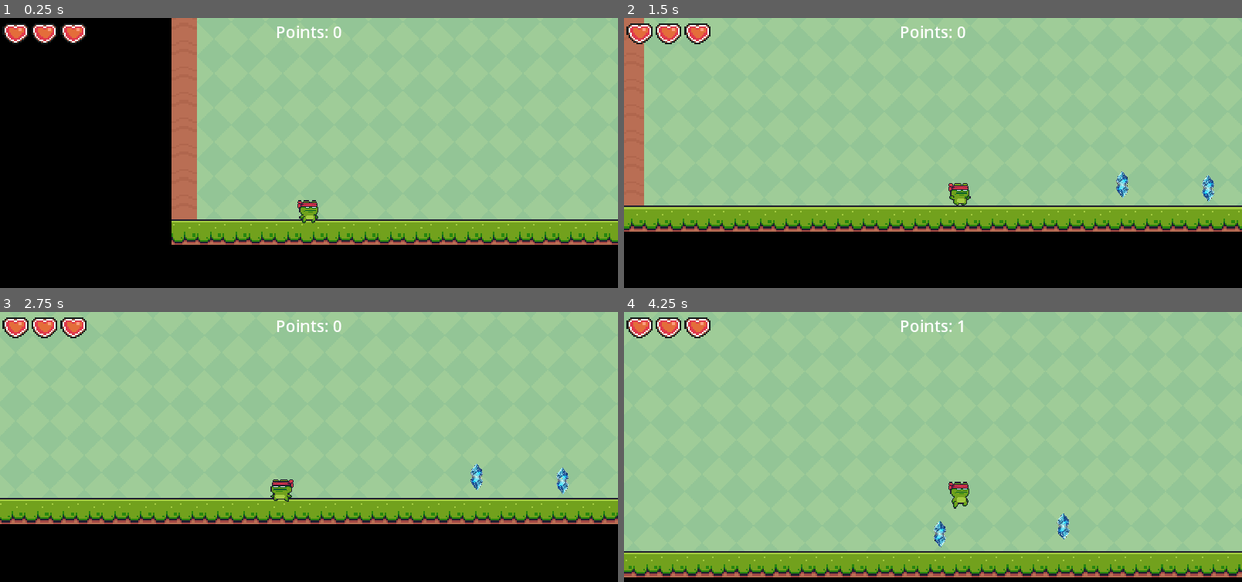
Above: before the commit, frames 1-4 (two rows, left to right).
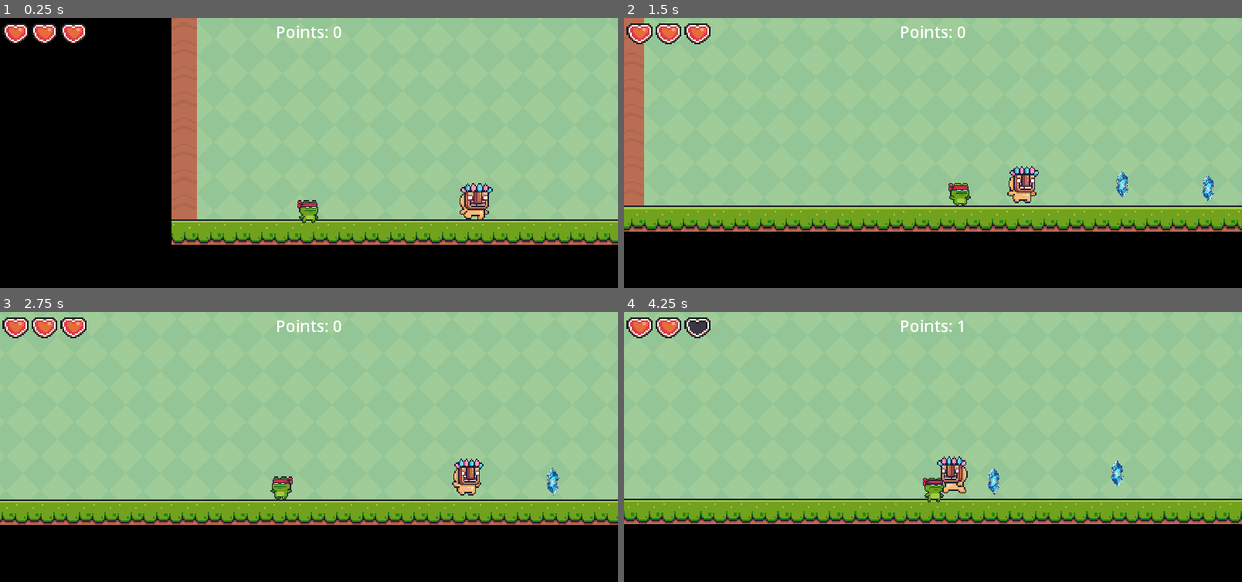
Above: after the commit, the same moments.

Repository: Zain12468/Godot-Side-Scroller-Game
Game: Godot game, scene res://Scenes/Levels/Level 4 Boss Dungeon.tscn
Two runs of this game, one before a commit and one after it. Both use one fixed random seed, a clock stepped at 60 frames per second and the inputs below. This scene is started directly instead of the project's main scene.
Inputs:
- Up to frame 1 (0.25 s): no input
- Up to frame 2 (1.5 s): tap Enter (ui_accept) at 0.5, 0.77 s; hold Right (ui_right) from 0.53 s (still down)
- Up to frame 3 (2.75 s): tap Enter (ui_accept) at 1.52 s; release Right (ui_right) at 2.03 s; hold Left (ui_left) from 2.03 s (still down)
- Up to frame 4 (4.25 s): release Left (ui_left) at 2.78 s; hold Right (ui_right) from 2.78 s (still down); tap Enter (ui_accept) at 3.02, 3.77 s

The runs differ from the first frame. In frame 1, 0.6% of the frame differs, in the area x 74-80%, y 61-75%; in frame 2, 0.5%; in frame 3, 5.8%; in frame 4, 30%, in the area x 0-100%, y 3-99%.

Commit message:
Create boss

Diff:
--- /dev/null
+++ b/Main Project/Scenes/Characters/Enemies/boss.gd
@@ -0,0 +1,59 @@
+extends CharacterBody2D
+
+
+var gravity = ProjectSettings.get_setting("physics/2d/default_gravity")
+var startPosition
+var endPosition
+
+
+@onready var sprite_2d = $AnimatedSprite2D
+@export var speed = 150
+@export var limit = 0.5
+@export var health = 3
+
+func _ready():
+	startPosition = position
+	endPosition = startPosition + Vector2(500, 0)
+
+func changeDirection():
+	var tempEnd = endPosition
+	endPosition = startPosition
+	startPosition = tempEnd
+
+func updateVelocity():
+	var moveDirection = (endPosition - position)
+	if moveDirection.length() < limit:
+		changeDirection()
+	velocity = moveDirection.normalized() * speed
+
+
+func _physics_process(delta):
+	#Animations
+	sprite_2d.animation = 'running'
+	if not is_on_floor():
+		velocity.y += gravity * delta
+
+	updateVelocity()
+	move_and_slide()
+	handleCollision()
+	var isLeft = velocity.x < 0
+	sprite_2d.flip_h = isLeft
+
+func handleCollision():
+	for i in get_slide_collision_count():
+		var collision = get_slide_collision(i)
+		var collider = collision.get_collider()
+
+
+
+func _on_hurtbox_area_entered(area):
+	if area == $"Hitbox": return
+	health -= 1
+	if health == 0:
+		sprite_2d.self_modulate = Color("red")
+		await get_tree().create_timer(0.25).timeout
+		queue_free()
+	else:
+		sprite_2d.self_modulate = Color("red")
+		await get_tree().create_timer(0.25).timeout
+		sprite_2d.self_modulate = Color(1, 1, 1, 1)
--- /dev/null
+++ b/Main Project/Scenes/Characters/Enemies/boss.tscn
@@ -0,0 +1,147 @@
+[gd_scene load_steps=19 format=3 uid="uid://b1yrx7xot4yi1"]
+
+[ext_resource type="Script" path="res://Scenes/Characters/Enemies/boss.gd" id="1_mjuje"]
+[ext_resource type="Texture2D" uid="uid://dtiohjyewgnat" path="res://Test Assets/mask run.png" id="2_t3ikr"]
+
+[sub_resource type="AtlasTexture" id="AtlasTexture_xhb8w"]
+atlas = ExtResource("2_t3ikr")
+region = Rect2(0, 0, 32, 32)
+
+[sub_resource type="AtlasTexture" id="AtlasTexture_3bx2d"]
+atlas = ExtResource("2_t3ikr")
+region = Rect2(32, 0, 32, 32)
+
+[sub_resource type="AtlasTexture" id="AtlasTexture_w8kyp"]
+atlas = ExtResource("2_t3ikr")
+region = Rect2(64, 0, 32, 32)
+
+[sub_resource type="AtlasTexture" id="AtlasTexture_ppuso"]
+atlas = ExtResource("2_t3ikr")
+region = Rect2(96, 0, 32, 32)
+
+[sub_resource type="AtlasTexture" id="AtlasTexture_hckhl"]
+atlas = ExtResource("2_t3ikr")
+region = Rect2(128, 0, 32, 32)
+
+[sub_resource type="AtlasTexture" id="AtlasTexture_vwfya"]
+atlas = ExtResource("2_t3ikr")
+region = Rect2(160, 0, 32, 32)
+
+[sub_resource type="AtlasTexture" id="AtlasTexture_3t3t5"]
+atlas = ExtResource("2_t3ikr")
+region = Rect2(192, 0, 32, 32)
+
+[sub_resource type="AtlasTexture" id="AtlasTexture_oca3l"]
+atlas = ExtResource("2_t3ikr")
+region = Rect2(224, 0, 32, 32)
+
+[sub_resource type="AtlasTexture" id="AtlasTexture_h2po4"]
+atlas = ExtResource("2_t3ikr")
+region = Rect2(256, 0, 32, 32)
+
+[sub_resource type="AtlasTexture" id="AtlasTexture_ib1wr"]
+atlas = ExtResource("2_t3ikr")
+region = Rect2(288, 0, 32, 32)
+
+[sub_resource type="AtlasTexture" id="AtlasTexture_dwtc2"]
+atlas = ExtResource("2_t3ikr")
+region = Rect2(320, 0, 32, 32)
+
+[sub_resource type="AtlasTexture" id="AtlasTexture_7je2k"]
+atlas = ExtResource("2_t3ikr")
+region = Rect2(352, 0, 32, 32)
+
+[sub_resource type="SpriteFrames" id="SpriteFrames_uichb"]
+animations = [{
+"frames": [{
+"duration": 1.0,
+"texture": SubResource("AtlasTexture_xhb8w")
+}, {
+"duration": 1.0,
+"texture": SubResource("AtlasTexture_3bx2d")
+}, {
+"duration": 1.0,
+"texture": SubResource("AtlasTexture_w8kyp")
+}, {
+"duration": 1.0,
+"texture": SubResource("AtlasTexture_ppuso")
+}, {
+"duration": 1.0,
+"texture": SubResource("AtlasTexture_hckhl")
+}, {
+"duration": 1.0,
+"texture": SubResource("AtlasTexture_vwfya")
+}, {
+"duration": 1.0,
+"texture": SubResource("AtlasTexture_3t3t5")
+}, {
+"duration": 1.0,
+"texture": SubResource("AtlasTexture_oca3l")
+}, {
+"duration": 1.0,
+"texture": SubResource("AtlasTexture_h2po4")
+}, {
+"duration": 1.0,
+"texture": SubResource("AtlasTexture_ib1wr")
+}, {
+"duration": 1.0,
+"texture": SubResource("AtlasTexture_dwtc2")
+}, {
+"duration": 1.0,
+"texture": SubResource("AtlasTexture_7je2k")
+}],
+"loop": true,
+"name": &"running",
+"speed": 20.0
+}]
+
+[sub_resource type="CapsuleShape2D" id="CapsuleShape2D_f53cx"]
+radius = 26.0
+height = 62.0
+
+[sub_resource type="CapsuleShape2D" id="CapsuleShape2D_n8ci6"]
+radius = 27.0
+height = 60.0
+
+[sub_resource type="CapsuleShape2D" id="CapsuleShape2D_6qxrp"]
+radius = 13.0
+height = 50.0
+
+[node name="Boss" type="CharacterBody2D"]
+position = Vector2(-10, -24)
+collision_layer = 3
+collision_mask = 3
+script = ExtResource("1_mjuje")
+
+[node name="AnimatedSprite2D" type="AnimatedSprite2D" parent="."]
+position = Vector2(10, 24)
+scale = Vector2(2.375, 2.46875)
+sprite_frames = SubResource("SpriteFrames_uichb")
+animation = &"running"
+autoplay = "running"
+frame_progress = 0.949335
+
+[node name="CollisionShape2D" type="CollisionShape2D" parent="."]
+position = Vector2(12, 23)
+shape = SubResource("CapsuleShape2D_f53cx")
+
+[node name="Hitbox" type="Area2D" parent="."]
+collision_layer = 3
+
+[node name="CollisionShape2D" type="CollisionShape2D" parent="Hitbox"]
+visibility_layer = 2
+position = Vector2(12, 32)
+rotation = 1.5708
+shape = SubResource("CapsuleShape2D_n8ci6")
+
+[node name="Hurtbox" type="Area2D" parent="."]
+collision_layer = 0
+collision_mask = 4
+
+[node name="CollisionShape2D" type="CollisionShape2D" parent="Hurtbox"]
+position = Vector2(16, -1)
+rotation = 1.5708
+shape = SubResource("CapsuleShape2D_6qxrp")
+
+[connection signal="area_entered" from="Hitbox" to="." method="_on_hitbox_area_entered"]
+[connection signal="area_entered" from="Hurtbox" to="." method="_on_hurtbox_area_entered"]
--- a/Main Project/Scenes/Levels/Level 4 Boss Dungeon.tscn
+++ b/Main Project/Scenes/Levels/Level 4 Boss Dungeon.tscn
@@ -8,6 +8,7 @@
 [ext_resource type="PackedScene" uid="uid://do7q40y65xn0b" path="res://Scenes/Game Management/finish.tscn" id="6_5r32k"]
 [ext_resource type="PackedScene" uid="uid://deuqbeubboi2i" path="res://Scenes/Collectables/collectable.tscn" id="7_j5elx"]
 [ext_resource type="PackedScene" uid="uid://p2lrseq3ebh6" path="res://Scenes/Game Management/hearts_container.tscn" id="8_f0pj0"]
+[ext_resource type="PackedScene" uid="uid://b1yrx7xot4yi1" path="res://Scenes/Characters/Enemies/boss.tscn" id="9_tqd8d"]
 
 [sub_resource type="TileSetAtlasSource" id="TileSetAtlasSource_xkrva"]
 texture = ExtResource("4_6lwsj")
@@ -549,4 +550,7 @@
 offset_bottom = 10.0
 scale = Vector2(3, 3)
 
+[node name="Boss" parent="." instance=ExtResource("9_tqd8d")]
+position = Vector2(468, 563)
+
 [connection signal="body_entered" from="Scene Objects/Finish" to="Scene Objects/Finish" method="_on_body_entered"]
Not shown: 1 places in Main Project/Scenes/Levels/Level 4 Boss Dungeon.tscn that only renumber resources
